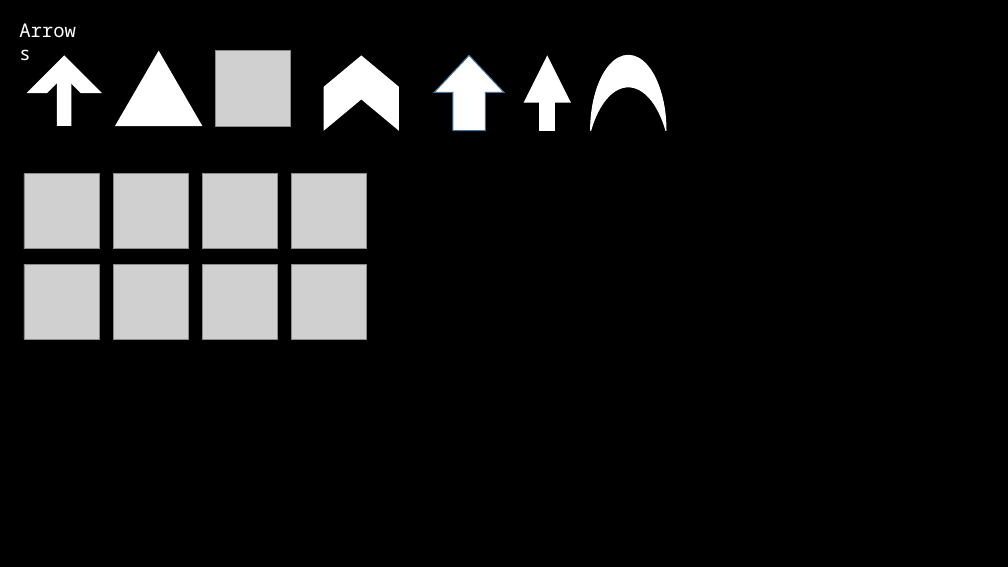
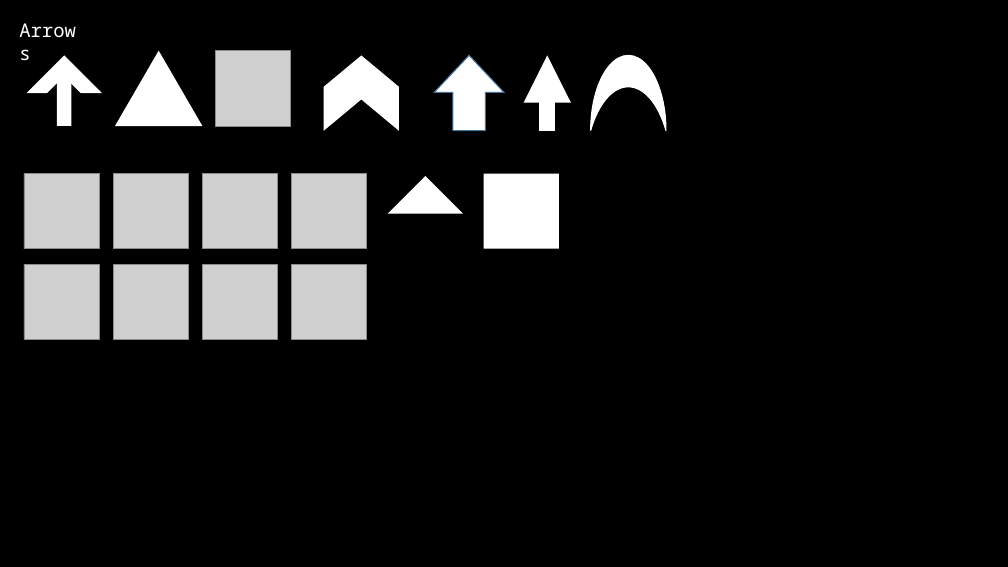
Before and after one commit to ReDarkTechnology/OriNoco, a slide deck: slide 2 of Assets/Designs/DesignPlan.pptx. Drawn at 1008x567 pixels with LibreOffice and Linux fonts; fonts in the diff are those of the drawing; grey boxes stand for pictures. Boxes give left, top, right and bottom in pixels: in the first picture for what was removed or moved away, otherwise in the second. Text is boxed around its words. In the diff, an @@ line names an element or a change of style, - is before the commit and + after.

```diff
--- a/Assets/Designs/DesignPlan.pptx
+++ b/Assets/Designs/DesignPlan.pptx
@@ freeform shape added at bbox=[388, 176, 463, 214], fill #FFFFFF @@
@@ rectangle added at bbox=[484, 174, 559, 249], fill #FFFFFF @@
```
Also in this commit, not shown: 12 other files.
